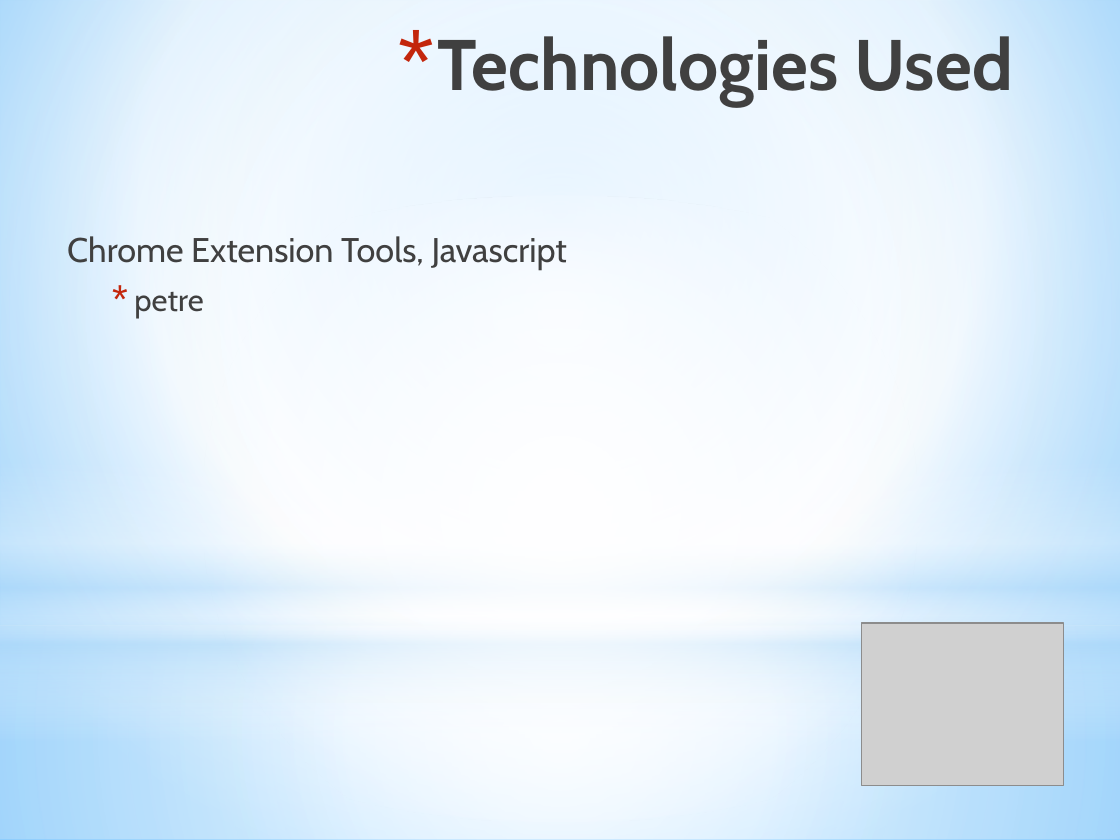
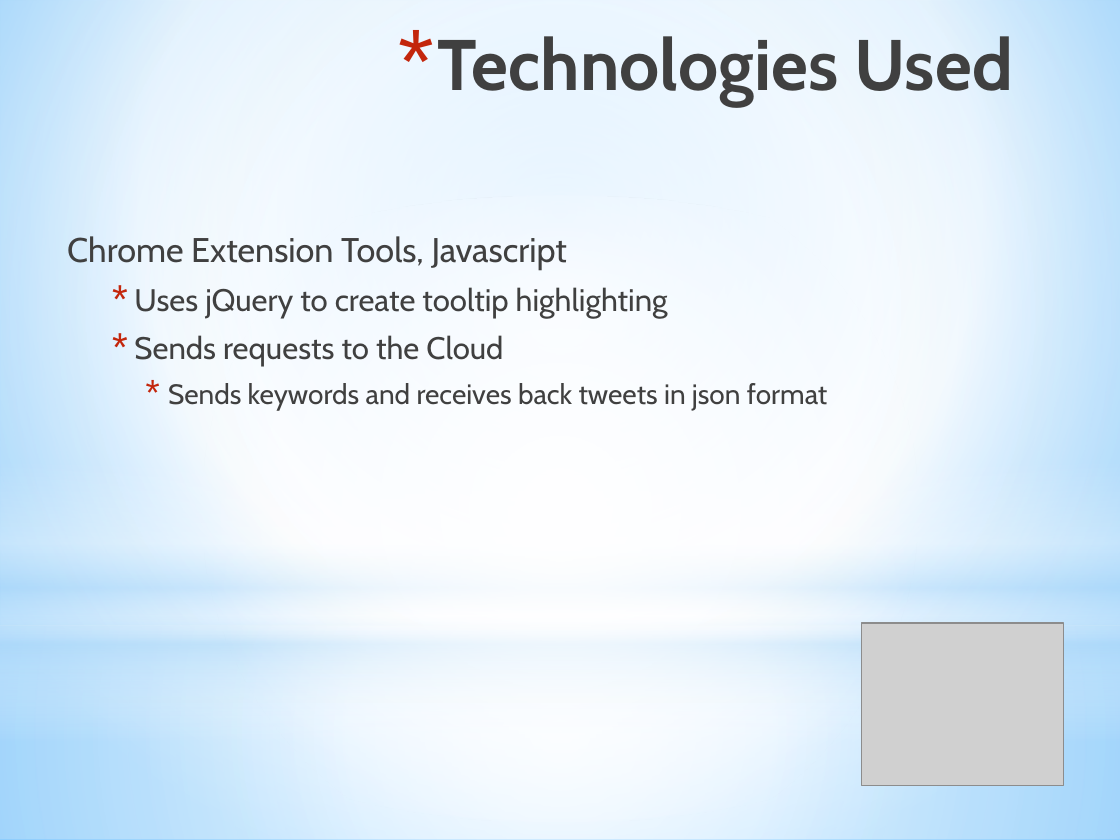
Before and after one commit to ewgarci/CloudProject, a slide deck: slide 9 of FinalProjPresentation.pptx. Drawn at 1120x840 pixels with LibreOffice and Linux fonts; fonts in the diff are those of the drawing; grey boxes stand for pictures; background and template pictures are left out. Boxes give left, top, right and bottom in pixels: in the first picture for what was removed or moved away, otherwise in the second. Text is boxed around its words. In the diff, an @@ line names an element or a change of style, - is before the commit and + after.

Commit message:
changes made to final proj presentation -- added content for petre and yongxu - kina

```diff
--- a/FinalProjPresentation.pptx
+++ b/FinalProjPresentation.pptx
@@ text at (x1=134, y1=287, x2=828, y2=410): text changed @@
-  * petre
+  * Uses jQuery to create tooltip highlighting
+  * Sends requests to the Cloud
+    * Sends keywords and receives back tweets in json format
```
Also in this commit, not shown: 1 other slide changed.
